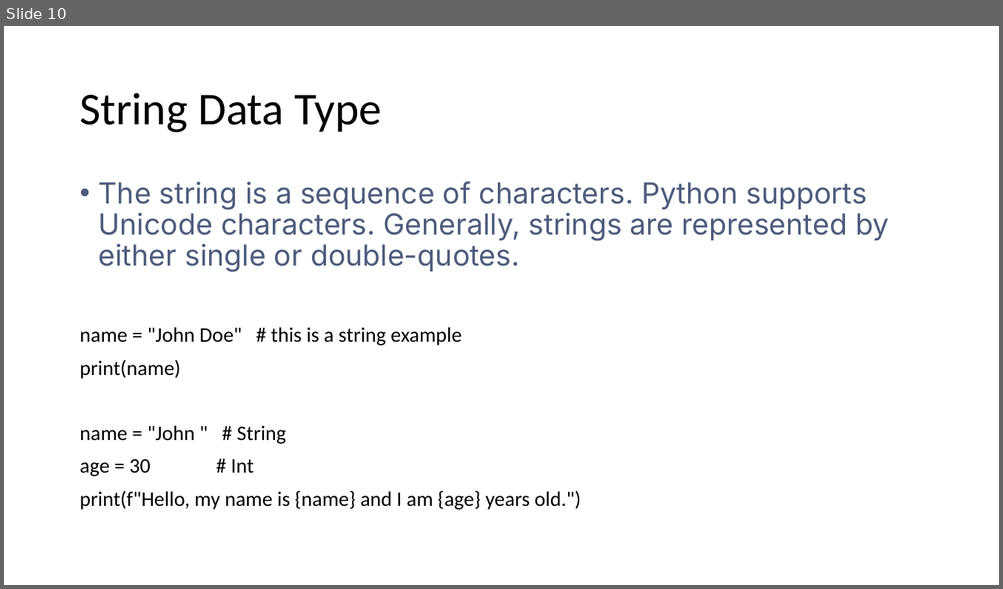
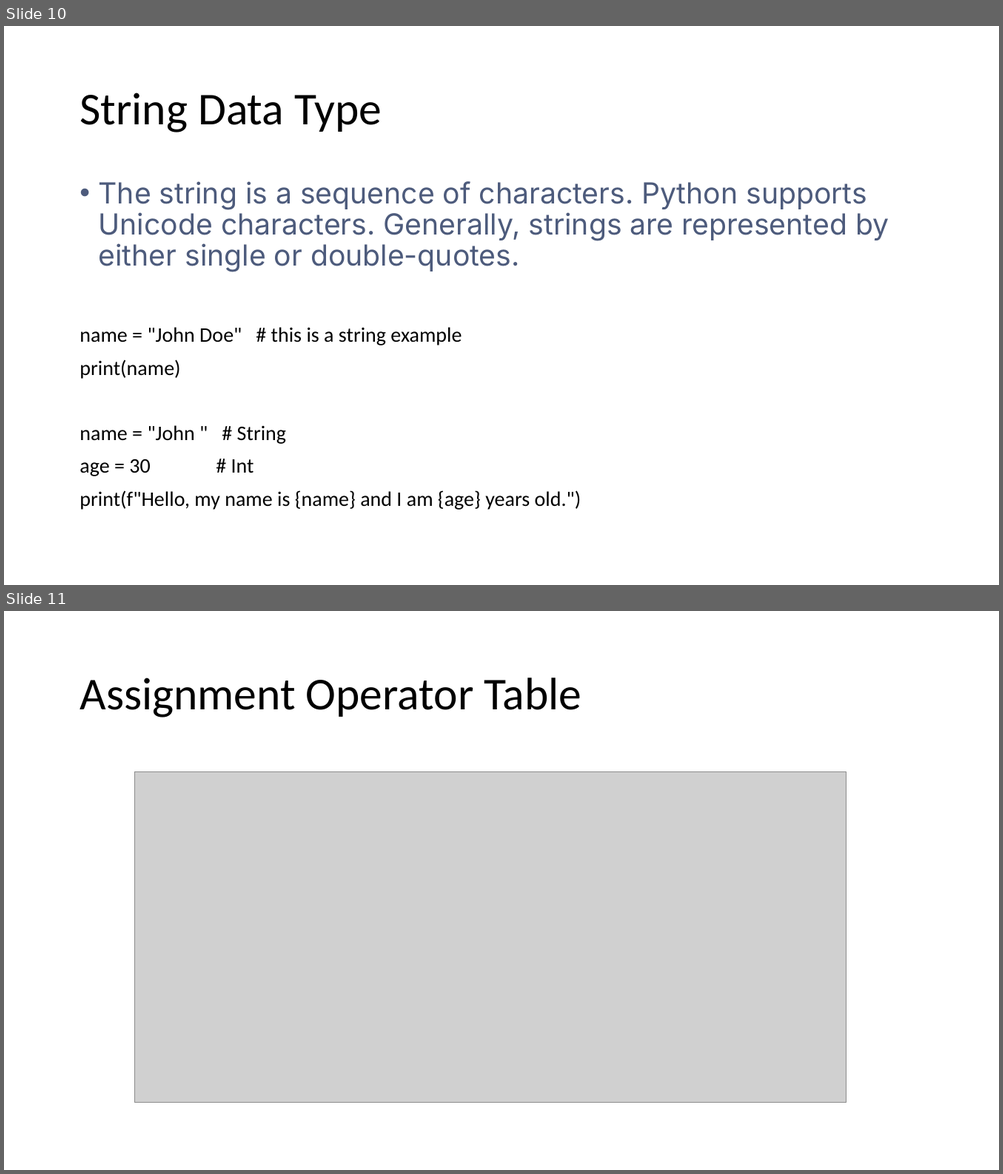
Before and after one commit to mmoro75/TrainingPython, a slide deck: Python_Training_XXXXXX_V1.pptx. Shown one above the other, each under a label of ours: slide 10 before the commit, slides 10 and 11 after it. The pictures are 1003x589 and 1003x1174 pixels, drawn with LibreOffice and Linux fonts; fonts in the diff are those of the drawing; grey boxes stand for pictures. Boxes give left, top, right and bottom in pixels: in the first picture for what was removed or moved away, otherwise in the second. Text is boxed around its words. In the diff, an @@ line names an element or a change of style, - is before the commit and + after.

```diff
--- a/Python_Training_XXXXXX_V1.pptx
+++ b/Python_Training_XXXXXX_V1.pptx
@@ slide 11 added at <box>4,611,999,1170</box>, background #FFFFFF @@
@@ title added at <box>79,678,582,718</box>, 44 pt, text #000000 @@
+Assignment Operator Table
@@ picture added at <box>135,772,846,1103</box> @@
```
Also in this commit, not shown: 2 other slides added, 6 other files.
